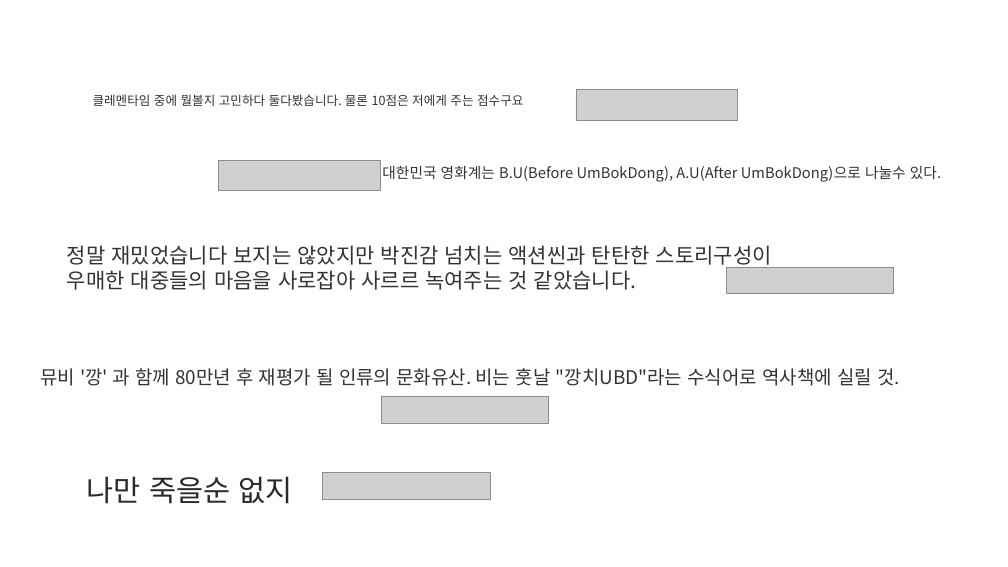
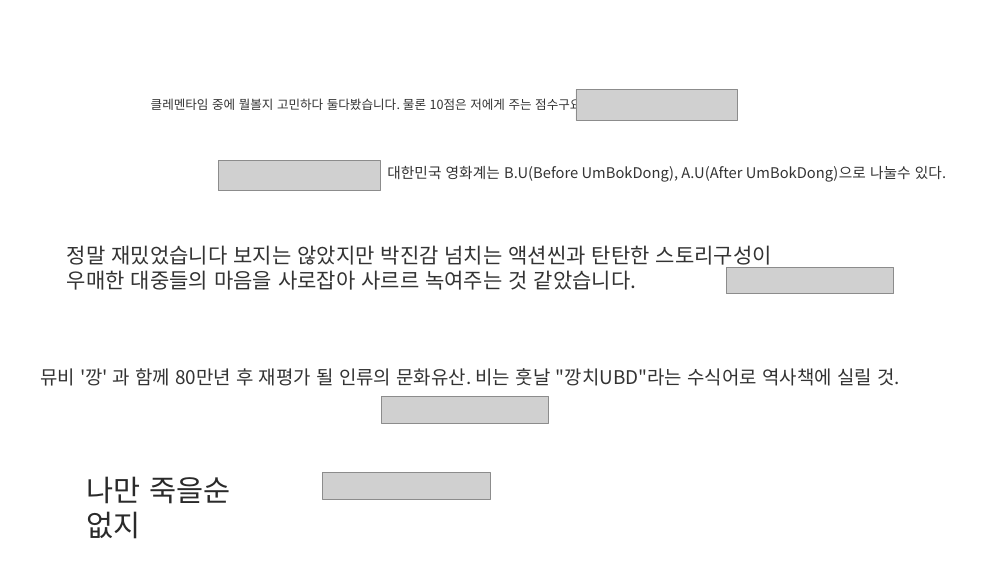
Before and after one commit to LaLlorona/KingBokDong, a slide deck: slide 1 of ubd_ppt.pptx. Drawn at 1008x567 pixels with LibreOffice and Linux fonts; fonts in the diff are those of the drawing; grey boxes stand for pictures. Boxes give left, top, right and bottom in pixels: in the first picture for what was removed or moved away, otherwise in the second. Text is boxed around its words. In the diff, an @@ line names an element or a change of style, - is before the commit and + after.

```diff
--- a/ubd_ppt.pptx
+++ b/ubd_ppt.pptx
@@ text "클레멘타임 중에 뭘볼지 고민하다 둘다봤습니다. ..." rewrapped from (x1=93, y1=94, x2=523, y2=106) to (x1=151, y1=96, x2=581, y2=113) @@
@@ text "대한민국 영화계는 B.U(Before UmBokDong), A.U(After ..." moved from (x1=382, y1=166, x2=941, y2=182) to (x1=387, y1=166, x2=946, y2=182) @@
@@ text "나만 죽을순 없지" at (x1=87, y1=476, x2=230, y2=539): font Arial to Noto Sans CJK KR @@
```
Also in this commit, not shown: 5 other files.
